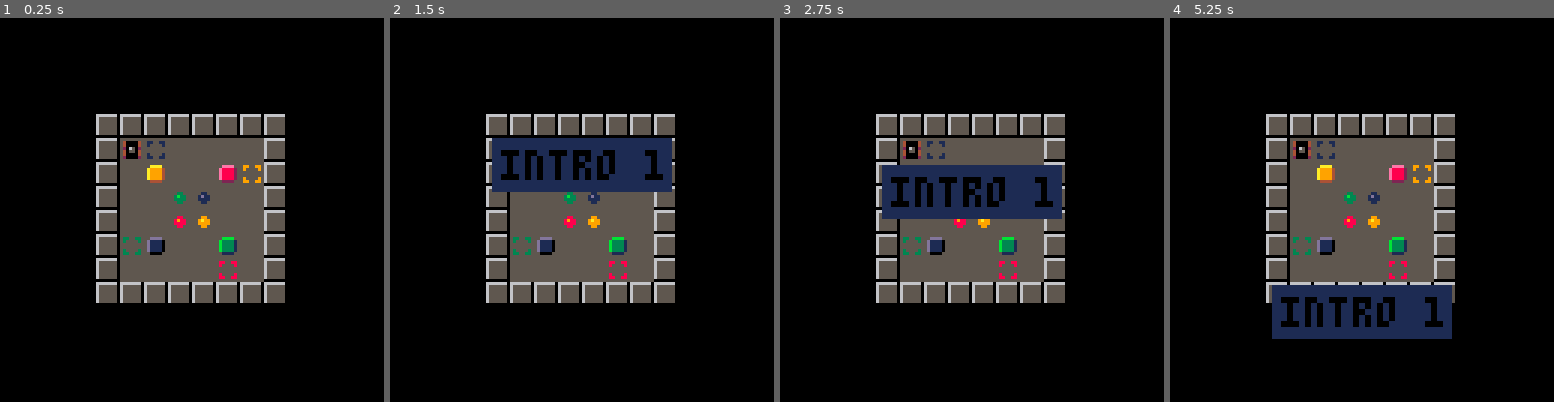
Above: before the commit, frames 1-4 (left to right).
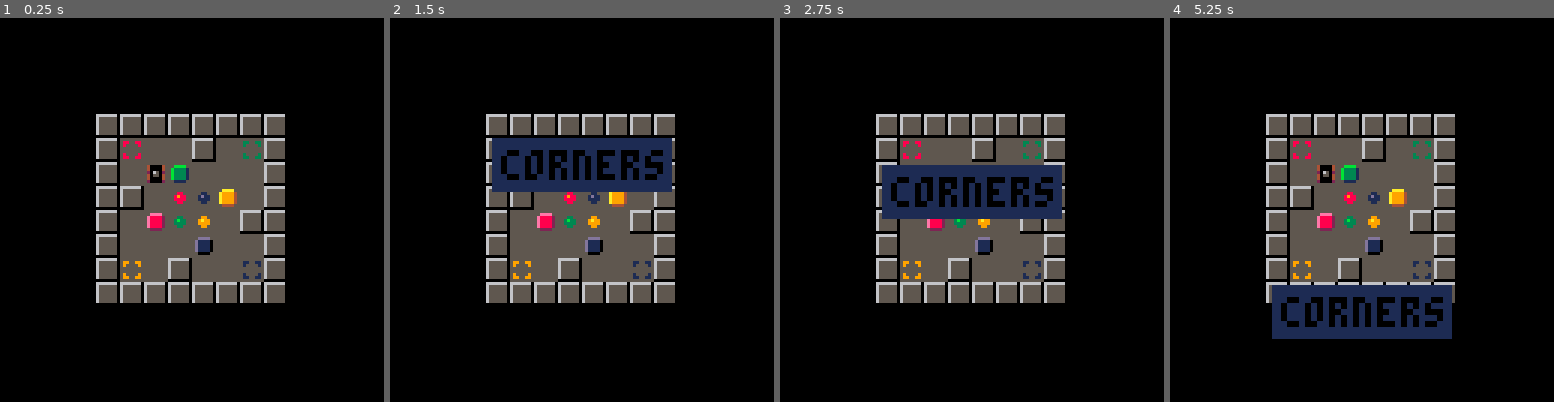
Above: after the commit, the same moments.

Repository: erwinbonsma/SokoBubbleP8
Game: PICO-8 cartridge sokububble.p8
The game is run twice, just before and just after one commit, with the same random seed, the same clock (stepped at 60 frames per second) and the same inputs.
Inputs:
- Up to frame 1 (0.25 s): no input
- Up to frame 2 (1.5 s): tap X (X key) at 1.07 s
- Up to frame 3 (2.75 s): hold Left 1.97-2.37 s; tap X (X key) at 2.07, 2.4, 2.73 s; hold Down from 2.42 s (still down)
- Up to frame 4 (5.25 s): release Down at 2.82 s; hold Right 2.87-3.53 s; tap X (X key) every 0.33 s from 3.07 to 5.07 s; hold Up 3.58-4.08 s; hold Right 4.13-4.53 s; hold Down 4.58-5.08 s; hold Left from 5.13 s (still down)

The runs differ from the first frame. In frame 1, 3.1% of the frame differs, in the area x 31-69%, y 31-69%; in frame 2, 3.1%; in frame 3, 3.1%; in frame 4, 4.4%, in the area x 28-72%, y 31-81%.

Commit message:
Add level 'corners'

Diff:
--- a/sokububble.p8
+++ b/sokububble.p8
@@ -8,6 +8,10 @@
 },{
  name="intro 2",
  mapdef={7,0,8,8},
+ ini_bubble=0
+},{
+ name="corners",
+ mapdef={14,0,8,8},
  ini_bubble=0
 }}
 
@@ -640,7 +644,7 @@
 end
 
 function _init()
- start_level(1)
+ start_level(3)
 end
 
 function _draw()
@@ -734,17 +738,17 @@
 0000000000000000000000000000000001010100000000000000000000000000010101000000000000000000000000000202000000000000000000000000000004141414140810181818181818080000041414141408101818181818180800000414141414081018181818181802000004141414140810181818181818020000
 0000000000000000000000000000000000000000000000000000000000000000000000000000000000000000000000000000000000000000000000000000000000000000000000000000000000000000000000000000000000000000000000000000000000000000000000000000000000000000000000000000000000000000
 __map__
-3030303030303030303030303030300000000000000000000000000000000000000000000000000000000000000000000000000000000000000000000000000000000000000000000000000000000000000000000000000000000000000000000000000000000000000000000000000000000000000000000000000000000000
-3010750000000030100000000000300000000000000000000000000000000000000000000000000000000000000000000000000000000000000000000000000000000000000000000000000000000000000000000000000000000000000000000000000000000000000000000000000000000000000000000000000000000000
-3000400000504530000000000000300000000000000000000000000000000000000000000000000000000000000000000000000000000000000000000000000000000000000000000000000000000000000000000000000000000000000000000000000000000000000000000000000000000000000000000000000000000000
-3000006676000030000050006031300000000000000000000000000000000000000000000000000000000000000000000000000000000000000000000000000000000000000000000000000000000000000000000000000000000000000000000000000000000000000000000000000000000000000000000000000000000000
-3000005646000030000060000000300000000000000000000000000000000000000000000000000000000000000000000000000000000000000000000000000000000000000000000000000000000000000000000000000000000000000000000000000000000000000000000000000000000000000000000000000000000000
-3065700000600030000053006555300000000000000000000000000000000000000000000000000000000000000000000000000000000000000000000000000000000000000000000000000000000000000000000000000000000000000000000000000000000000000000000000000000000000000000000000000000000000
-3000000000550030560031005565300000000000000000000000000000000000000000000000000000000000000000000000000000000000000000000000000000000000000000000000000000000000000000000000000000000000000000000000000000000000000000000000000000000000000000000000000000000000
-3030303030303030303030303030300000000000000000000000000000000000000000000000000000000000000000000000000000000000000000000000000000000000000000000000000000000000000000000000000000000000000000000000000000000000000000000000000000000000000000000000000000000000
-…(6 lines of a section not shown)…
+3030303030303030303030303030303030303030303030303030303030000000000000000000000000000000000000000000000000000000000000000000000000000000000000000000000000000000000000000000000000000000000000000000000000000000000000000000000000000000000000000000000000000000
+3010750000000030100000000000305500003000653000000000000030000000000000000000000000000000000000000000000000000000000000000000000000000000000000000000000000000000000000000000000000000000000000000000000000000000000000000000000000000000000000000000000000000000
+3000400000504530000000000000300010600000003000000000000030000000000000000000000000000000000000000000000000000000000000000000000000000000000000000000000000000000000000000000000000000000000000000000000000000000000000000000000000000000000000000000000000000000
+3000006676000030000050006031303000567640003000000000000030000000000000000000000000000000000000000000000000000000000000000000000000000000000000000000000000000000000000000000000000000000000000000000000000000000000000000000000000000000000000000000000000000000
+3000005646000030000060000000300050664600303000000000000030000000000000000000000000000000000000000000000000000000000000000000000000000000000000000000000000000000000000000000000000000000000000000000000000000000000000000000000000000000000000000000000000000000
+3065700000600030000053006555300000007000003000000000000030000000000000000000000000000000000000000000000000000000000000000000000000000000000000000000000000000000000000000000000000000000000000000000000000000000000000000000000000000000000000000000000000000000
+3000000000550030560031005565304500300000753000000000000030000000000000000000000000000000000000000000000000000000000000000000000000000000000000000000000000000000000000000000000000000000000000000000000000000000000000000000000000000000000000000000000000000000
+3030303030303030303030303030303030303030303030303030303030000000000000000000000000000000000000000000000000000000000000000000000000000000000000000000000000000000000000000000000000000000000000000000000000000000000000000000000000000000000000000000000000000000
+…(6 lines of a section not shown)…
